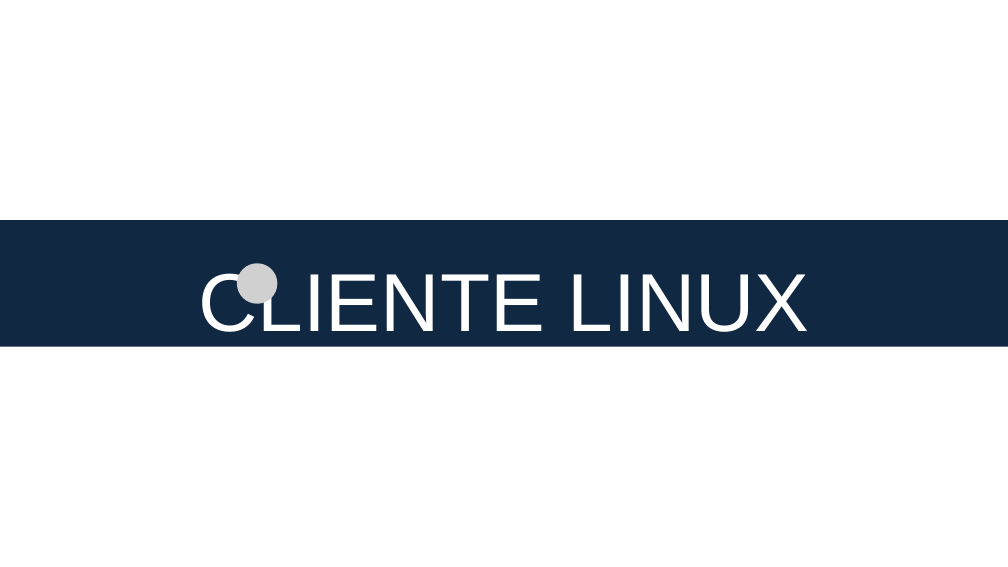
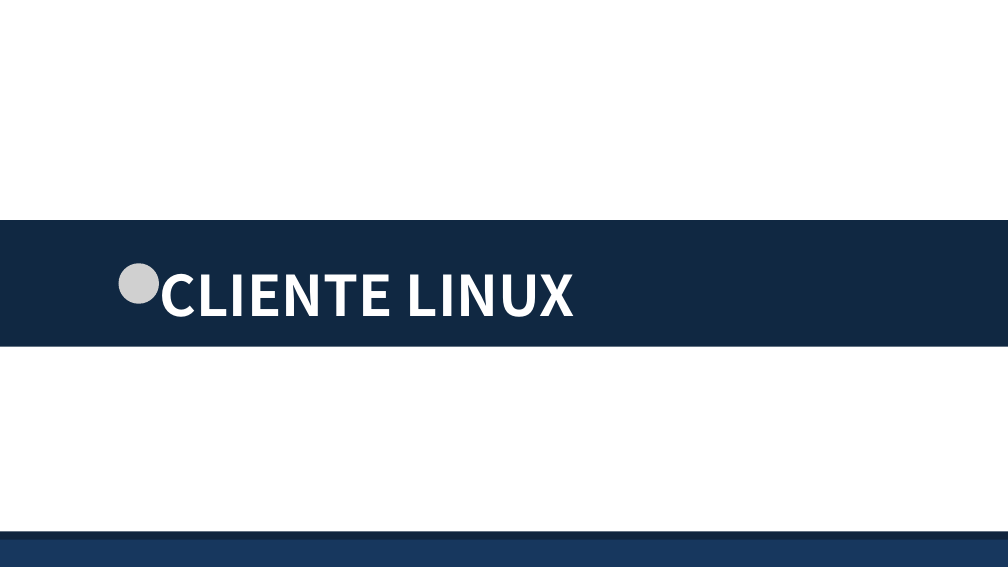
Before and after one commit to BandTec/grupo-05-adsa-20201, a slide deck: slide 17 of SuperVisorPower.pptx (slide 15 before the commit). Drawn at 1008x567 pixels with LibreOffice and Linux fonts; fonts in the diff are those of the drawing; grey boxes stand for pictures. Boxes give left, top, right and bottom in pixels: in the first picture for what was removed or moved away, otherwise in the second. Text is boxed around its words. In the diff, an @@ line names an element or a change of style, - is before the commit and + after.

```diff
--- a/SuperVisorPower.pptx
+++ b/SuperVisorPower.pptx
@@ text "CLIENTE LINUX": place and size @@
-text "CLIENTE LINUX" at [198,266,810,332]
+text "CLIENTE LINUX" at [160,273,575,317]
@@ text "CLIENTE LINUX" at [160,273,575,317]: size 117.4 to 80 pt, font Arial to Noto Sans CJK KR, bold on; alignment centre to left @@
@@ picture: place and size @@
-picture at [237,263,277,303]
+picture at [118,263,159,303]
@@ rectangle added at [0,535,1008,566], fill #17375E @@
@@ rectangle added at [0,531,1008,540], fill #0F243E @@
```
Also in this commit, not shown: 13 other slides changed, 5 slides added, 3 slides removed, 3 other files.
